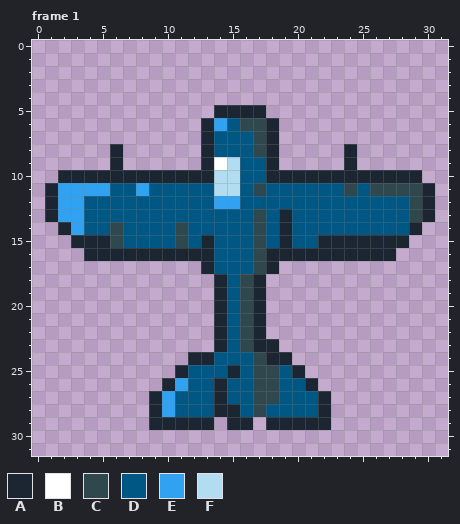
Two states of a pixel-art file, content/player/bluebird.aseprite. The first picture shows the starting point.
32x32 pixels, 3 frames. Shown: frame 1.
Visible layers, top first: "Layer 1 #2", "Layer 1 Copy".
Palette (. is transparent): A #1b2632  B #ffffff  C #2f484e  D #005784  E #31a2f2  F #b2dcef
Pixels before, frame 1, first column x 1:
 5 .............AAAA.............
 6 ............AEDCCA............
 7 ............ADDDCA............
 8 .....A......ADDDCA.....A......
 9 .....A......ABFDDA.....A......
10 .AAAAAAAAAAAAFFDDAAAAAAAAAAAA.
11 AEEEEDDEDDDDDFFDCDDDDDDCDCCCCA
12 AEEDDDDDDDDDDEEDDDDDDDDDDDDDCA
13 AEEDDDDDDDDDDDDDCDADDDDDDDDDCA
14 .AEDDCDDDDCDDDDDCDADDDDDDDDDA.
15 ..AAACDDDDCDADDDCDADDAAAAAAA..
16 ...AAAAAAAAAADDDCAAAAAAAAAA...
17 ............ADDDCA............
18 .............ADCA.............
19 .............ADCA.............
20 .............ADCA.............
21 .............ADCA.............
22 .............ADCA.............
23 .............ADCAA............
24 ...........AADDDCAA...........
25 ..........ADDDADCCDA..........
26 .........AEDDADDCCDDA.........
27 ........AEDDDADDCCDDDA........
28 ........AEDDDAADCDDDDA........
29 ........AAAAA.AA.AAAAA........
And afterwards:
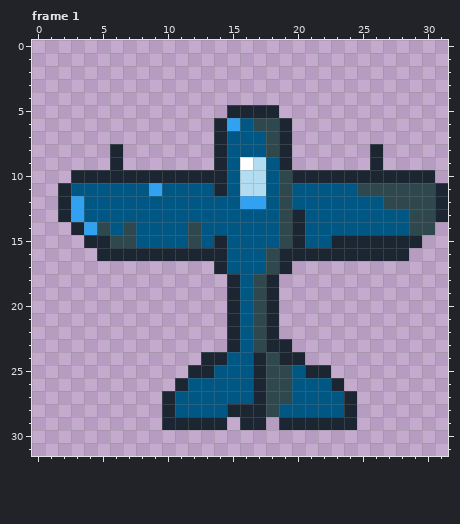
Changes in this commit:
layer "Up" now shown
Frame 1:
Colour A now appears in row 5 at x 18; in rows 6 to 7 at x 19; in rows 8 to 9 at x 19 and 26; in row 10 at x 30; in rows 11 to 13 at x 31; in row 15 at x 29.
Colour A now appears in row 16 at x 28; in row 17 at x 19; in rows 18 to 22 at x 18; in row 23 at x 19; in row 24 at x 20; in row 25 at x 21 to 22.
Colour A now appears in row 26 at x 23; in rows 27 to 28 at x 24; in row 29 at x 14, 17 and 23 to 24.
The author changed colour B to colour A in row 9 at x 14.
The author changed colour C to colour A in rows 24 to 28 at x 17.
The author changed colour D to colour A in rows 7 to 8 at x 14; in rows 13 to 14 at x 20; in row 15 at x 14 and 20; in rows 16 to 17 at x 14; in rows 18 to 23 at x 15; in row 24 at x 14.
The author changed colour D to colour A in row 25 at x 12 to 13; in row 28 at x 16.
The author changed colour E to colour A in row 6 at x 14; in rows 11 to 13 at x 2; in row 14 at x 3; in row 26 at x 11; in rows 27 to 28 at x 10.
The author changed colour F to colour A in rows 10 to 11 at x 14.
The author changed colour D to colour B in row 9 at x 16.
Colour C now appears in row 14 at x 30.
The author changed colour A to colour C in rows 6 to 8 at x 18; in row 10 at x 19; in rows 11 to 12 at x 30; in row 13 at x 19 and 30; in row 14 at x 19 and 29; in row 15 at x 19.
The author changed colour A to colour C in rows 16 to 17 at x 18; in rows 18 to 23 at x 17; in row 24 at x 18.
The author changed colour D to colour C in row 11 at x 19 and 25; in row 12 at x 19 and 27 to 28; in row 14 at x 5, 7 and 12; in row 15 at x 7 and 12; in rows 25 to 27 at x 19; in row 28 at x 18.
Colour D now appears in row 26 at x 22; in rows 27 to 28 at x 23.
The author changed colour A to colour D in rows 9 to 10 at x 18; in row 15 at x 13 and 22; in row 25 at x 15 and 20; in row 26 at x 14 and 21; in rows 27 to 28 at x 14 and 22.
The author changed colour C to colour D in row 6 at x 16; in rows 7 to 8 at x 17; in row 11 at x 24; in row 13 at x 17; in row 14 at x 6, 11 and 17; in row 15 at x 11 and 17.
The author changed colour C to colour D in rows 16 to 17 at x 17; in rows 18 to 23 at x 16.
The author changed colour E to colour D in row 11 at x 3 to 5 and 8; in row 12 at x 14 to 15.
The author changed colour F to colour D in rows 9 to 11 at x 15.
The author changed colour D to colour E in row 6 at x 15; in row 11 at x 9; in row 12 at x 16 to 17; in row 14 at x 4.
The author changed colour C to colour F in row 11 at x 17.
The author changed colour D to colour F in row 9 at x 17; in row 10 at x 16 to 17; in row 11 at x 16.
Colour A is gone in row 5 at x 14; in rows 6 to 7 at x 13; in rows 8 to 9 at x 13 and 24; in row 10 at x 2; in rows 11 to 13 at x 1; in row 14 at x 2.
Colour A is gone in row 15 at x 3; in row 16 at x 4; in row 17 at x 13; in rows 18 to 23 at x 14; in row 24 at x 12; in row 25 at x 11.
Colour A is gone in row 26 at x 10; in rows 27 to 28 at x 9; in row 29 at x 9, 15 and 18.
